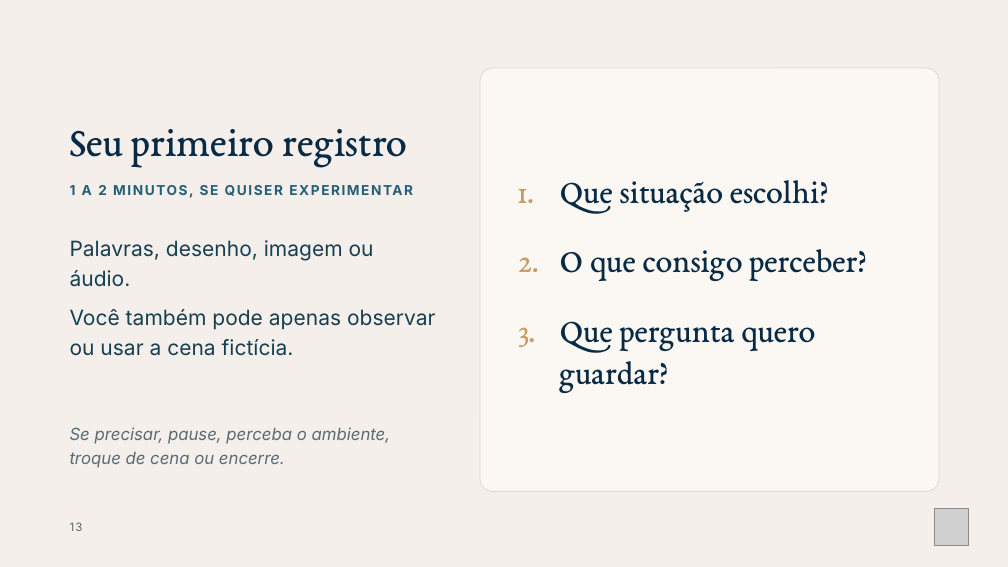
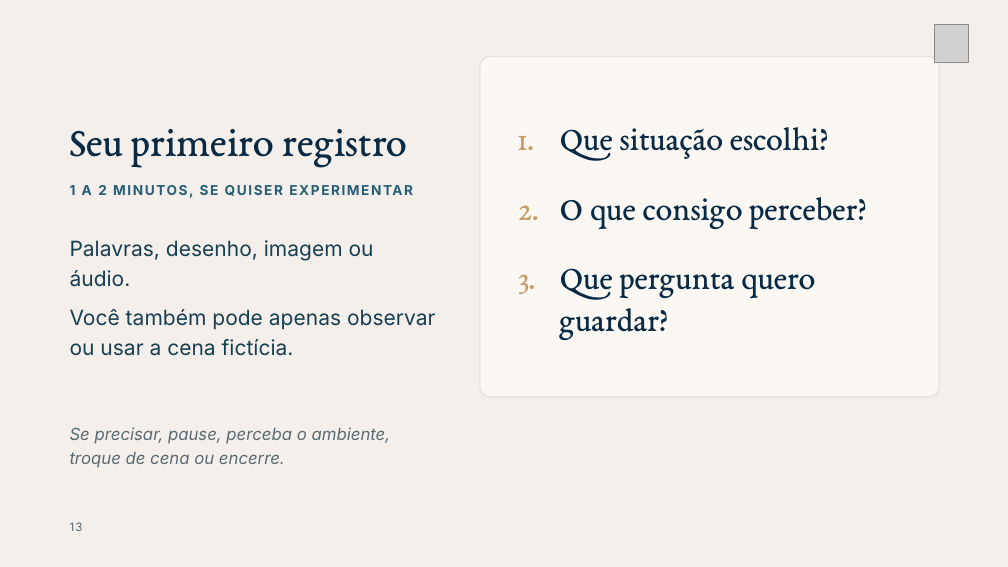
Before and after one commit to fabianodeliberalli/base-cognitiva-vault, a slide deck: slide 13 of 70 - Produções/Cursos/Curso - Nome Provisório/Materiais/Módulo 0/TSH · M0.2 · Como usar os materiais - padronizado.pptx. Drawn at 1008x567 pixels with LibreOffice and Linux fonts; fonts in the diff are those of the drawing; grey boxes stand for pictures. Boxes give left, top, right and bottom in pixels: in the first picture for what was removed or moved away, otherwise in the second. Text is boxed around its words. In the diff, an @@ line names an element or a change of style, - is before the commit and + after.

```diff
--- a/70 - Produções/Cursos/Curso - Nome Provisório/Materiais/Módulo 0/TSH · M0.2 · Como usar os materiais - padronizado.pptx
+++ b/70 - Produções/Cursos/Curso - Nome Provisório/Materiais/Módulo 0/TSH · M0.2 · Como usar os materiais - padronizado.pptx
@@ picture: place and size @@
-picture at bbox=[935, 508, 969, 546]
+picture at bbox=[935, 24, 969, 62]
@@ rounded rectangle: place and size @@
-rounded rectangle at bbox=[480, 68, 939, 492]
+rounded rectangle at bbox=[480, 57, 939, 397]
@@ text "Que situação escolhi?": place and size @@
-text "Que situação escolhi?" at bbox=[559, 180, 866, 393]
+text "Que situação escolhi?" at bbox=[559, 127, 866, 340]
```
Also in this commit, not shown: 14 other slides changed, 27 other files.
